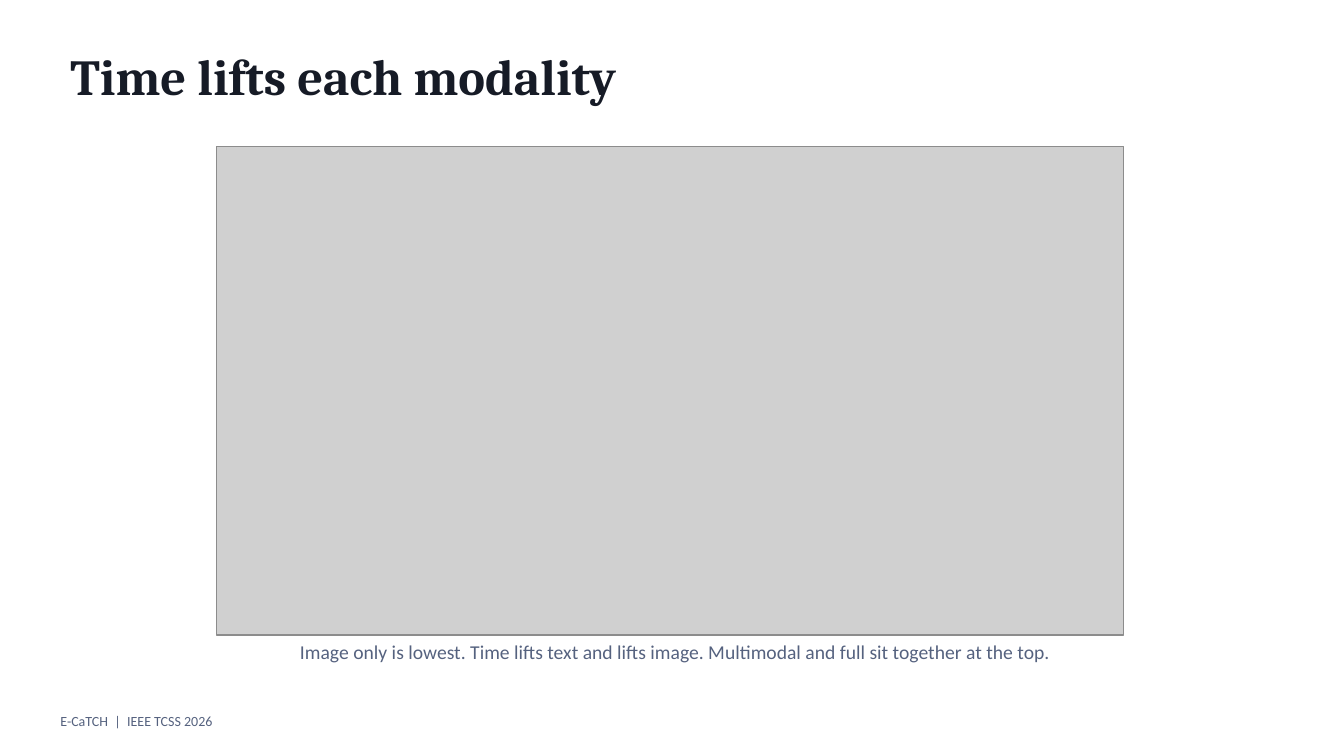
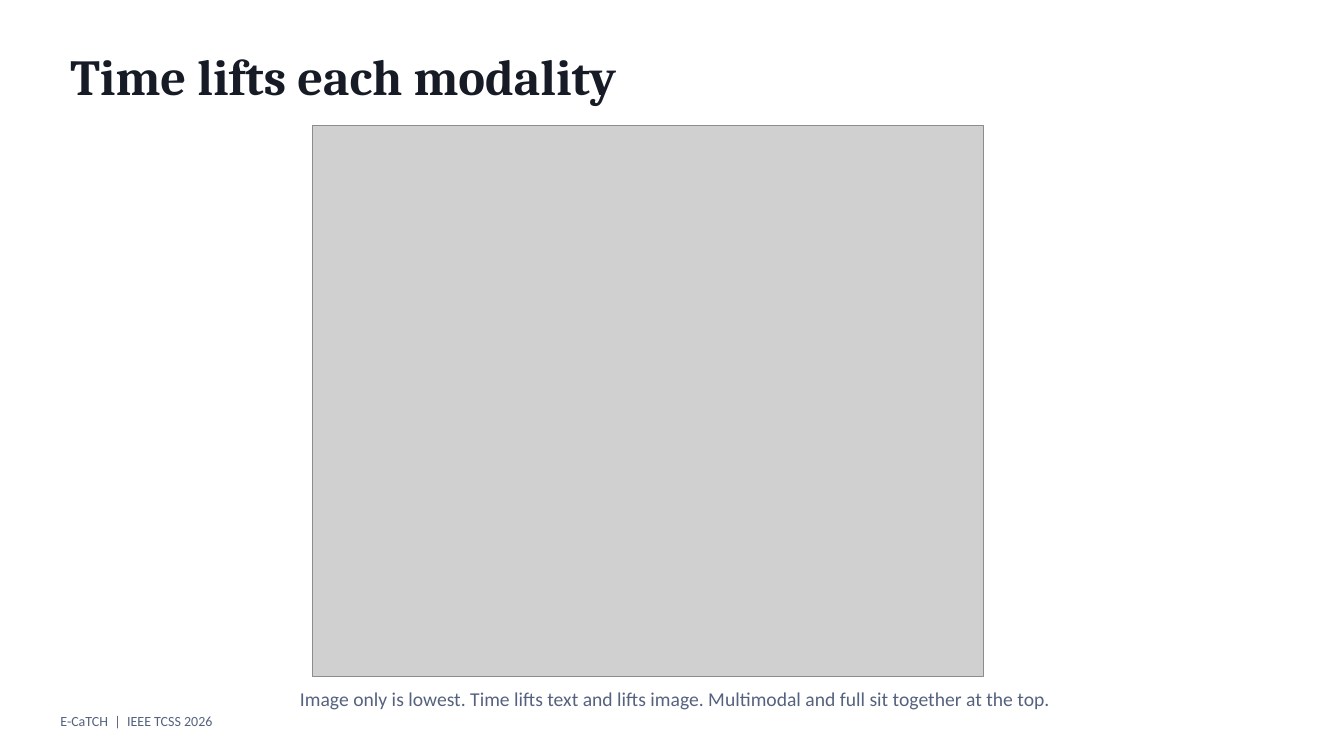
Before and after one commit to amousavi1/amousavi1.github.io, a slide deck: slide 39 of talks/georgetown-2026-ecatch/E-CaTCH_presentation_complete.pptx (slide 30 before the commit). Drawn at 1344x756 pixels with LibreOffice and Linux fonts; fonts in the diff are those of the drawing; grey boxes stand for pictures. Boxes give left, top, right and bottom in pixels: in the first picture for what was removed or moved away, otherwise in the second. Text is boxed around its words. In the diff, an @@ line names an element or a change of style, - is before the commit and + after.

```diff
--- a/talks/georgetown-2026-ecatch/E-CaTCH_presentation_complete.pptx
+++ b/talks/georgetown-2026-ecatch/E-CaTCH_presentation_complete.pptx
@@ picture: place and size @@
-picture at (217, 146, 1124, 635)
+picture at (313, 126, 984, 677)
@@ text "Image only is lowest. Time ...": place and size @@
-text "Image only is lowest. Time ..." at (300, 645, 1049, 663)
+text "Image only is lowest. Time ..." at (300, 692, 1049, 710)
```
